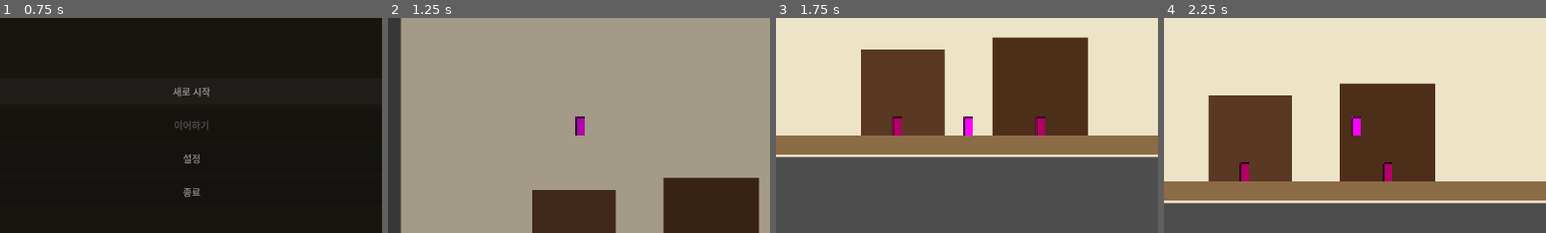
Above: before the commit, frames 1-4 (left to right).
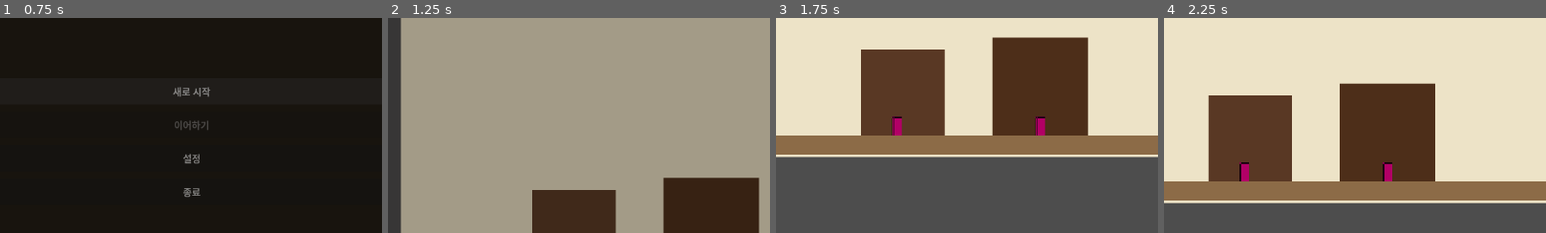
Above: after the commit, the same moments.

Repository: ksjmgrkks/joseon-rpg
Game: Godot game, scene res://scenes/ui/MainMenu.tscn
Two runs of this game, one before a commit and one after it. Both use one fixed random seed, a clock stepped at 60 frames per second and the inputs below.
Inputs:
- Up to frame 1 (0.75 s): click "새로 시작" at 0.5 s
- Up to frame 2 (1.25 s): no input
- Up to frame 3 (1.75 s): hold D (move_right) from 1.28 s (still down); hold J (attack) from 1.28 s (still down); tap Space (jump) at 1.52 s; tap Shift (dodge) at 1.55 s
- Up to frame 4 (2.25 s): keep holding D (move_right); tap Space (jump) at 1.82 s; release J (attack) at 2.03 s; tap Shift (dodge) at 2.1 s
The pictures show only the part of the screen within x 25-75%, y 25-75%; the shares and areas given below are measured in that part.

Frame 1 is identical in both runs. In frame 2, 0.2% of the frame differs, in the area x 49-52%, y 45-55%; in frame 3, 0.2%; in frame 4, 0.2%.

Commit message:
feat(visual): 비주얼 통합 인프라 — SpriteDb/CharacterVisual/PlayerVisual/BgmDirector
- SpriteDb autoload: manifest.json(스트립+프레임 규약) → SpriteFrames 변환·캐시
- CharacterVisual(AnimatedSprite2D): 시트 장착+idle, 시트 없으면 경고만(안전 폴백)
- PlayerVisual: player.gd 상태(_dodging/_attacking/_combo_step/_hold_time/velocity)를
  비침습 폴링해 death>dodge>attack(콤보별)>charge>jump>walk>idle 우선순위로 재생
- BgmDirector autoload: 씬 이름·낮밤 폴링으로 BGM 자동 전환 (파일 없으면 no-op)
- Player.tscn: placeholder Sprite2D → Visual(AnimatedSprite2D), player.gd 타입만 교체
- 에셋 부재 상태에서 test_player_movement 3/3 그린 (폴백 확인)

Co-Authored-By: Claude Fable 5 <noreply@anthropic.com>

Diff:
--- a/project.godot
+++ b/project.godot
@@ -24,6 +24,8 @@
 Equipment="*res://scripts/inventory/equipment_manager.gd"
 TimeManager="*res://scripts/world/time_manager.gd"
 WorldTint="*res://scripts/world/world_tint.gd"
+SpriteDb="*res://scripts/visual/sprite_db.gd"
+BgmDirector="*res://scripts/audio/bgm_director.gd"
 Locale="*res://scripts/locale/locale_manager.gd"
 QuestManager="*res://scripts/quests/quest_manager.gd"
 ShopManager="*res://scripts/shop/shop_manager.gd"
--- a/scenes/player/Player.tscn
+++ b/scenes/player/Player.tscn
@@ -4,6 +4,7 @@
 [ext_resource type="Script" path="res://scripts/combat/hurtbox.gd" id="2_hurtbox"]
 [ext_resource type="Script" path="res://scripts/combat/hitbox.gd" id="3_hitbox"]
 [ext_resource type="Script" path="res://scripts/combat/health_component.gd" id="4_health"]
+[ext_resource type="Script" path="res://scripts/visual/player_visual.gd" id="5_visual"]
 
 [sub_resource type="RectangleShape2D" id="RectangleShape2D_player"]
 size = Vector2(16, 32)
@@ -14,14 +15,11 @@
 [sub_resource type="RectangleShape2D" id="RectangleShape2D_hit"]
 size = Vector2(24, 24)
 
-[sub_resource type="PlaceholderTexture2D" id="PlaceholderTexture2D_player"]
-size = Vector2(16, 32)
-
 [node name="Player" type="CharacterBody2D" groups=["player"]]
 script = ExtResource("1_player")
 
-[node name="Sprite2D" type="Sprite2D" parent="."]
-texture = SubResource("PlaceholderTexture2D_player")
+[node name="Visual" type="AnimatedSprite2D" parent="."]
+script = ExtResource("5_visual")
 
 [node name="CollisionShape2D" type="CollisionShape2D" parent="."]
 shape = SubResource("RectangleShape2D_player")
--- /dev/null
+++ b/scripts/audio/bgm_director.gd
@@ -0,0 +1,51 @@
+extends Node
+##
+## BgmDirector autoload — 현재 씬·낮밤에 맞는 BGM 자동 재생.
+## 씬 스크립트 결합 없이 0.5초 폴링으로 current_scene 이름 변화를 감지한다.
+## 파일이 없으면 Audio.play_bgm 이 조용히 무시하므로 안전.
+##
+
+const POLL := 0.5
+
+const SCENE_BGM := {
+    "MainMenu":  "res://assets/audio/bgm/village.wav",
+    "Village":   "res://assets/audio/bgm/village.wav",
+    "TestLevel": "res://assets/audio/bgm/village.wav",
+    "Forest":    "res://assets/audio/bgm/forest.wav",
+    "BossArena": "res://assets/audio/bgm/boss.wav",
+}
+const NIGHT_BGM := "res://assets/audio/bgm/night.wav"
+# 밤 BGM 으로 갈아타는 씬 (전투 지역은 밤에도 전투곡 유지)
+const NIGHT_SCENES := { "Village": true, "TestLevel": true }
+
+var _timer: float = 0.0
+var _current: String = ""
+
+
+func _ready() -> void:
+    process_mode = Node.PROCESS_MODE_ALWAYS
+    if TimeManager:
+        TimeManager.phase_changed.connect(func(_n: bool) -> void: _refresh())
+
+
+func _process(delta: float) -> void:
+    _timer -= delta
+    if _timer <= 0.0:
+        _timer = POLL
+        _refresh()
+
+
+func _refresh() -> void:
+    var tree := get_tree()
+    if tree == null or tree.current_scene == null:
+        return
+    var nm := String(tree.current_scene.name)
+    var want := String(SCENE_BGM.get(nm, ""))
+    if want.is_empty():
+        return
+    if TimeManager and TimeManager.is_night() and NIGHT_SCENES.has(nm):
+        want = NIGHT_BGM
+    if want == _current:
+        return
+    _current = want
+    Audio.play_bgm(want)
--- a/scripts/player/player.gd
+++ b/scripts/player/player.gd
@@ -28,7 +28,7 @@
 const DODGE_SPEED: float = 360.0
 const DODGE_COOLDOWN: float = 0.6
 
-@onready var sprite: Sprite2D = $Sprite2D
+@onready var sprite: AnimatedSprite2D = $Visual
 @onready var attack_hitbox: Hitbox = $AttackHitbox
 @onready var hurtbox: Hurtbox = $Hurtbox
 @onready var health: HealthComponent = $HealthComponent
--- /dev/null
+++ b/scripts/visual/character_visual.gd
@@ -0,0 +1,40 @@
+extends AnimatedSprite2D
+class_name CharacterVisual
+##
+## 범용 캐릭터 비주얼 — SpriteDb 시트를 붙이고 idle 재생.
+## NPC·적 placeholder Sprite2D 를 이 노드로 교체해 쓴다.
+##
+## sheet 예: "npc/elder", "enemies/goblin", "protagonist"
+## foot_offset: 프레임 발바닥(y)과 캔버스 중심의 차 — 노드 원점 기준 발 위치 보정.
+##   기본 규격(32x64, 발 y=62, 콜리전 반높이 16)이면 -14.
+##
+
+@export var sheet: String = ""
+@export var foot_offset: float = -14.0
+
+
+func _ready() -> void:
+    texture_filter = CanvasItem.TEXTURE_FILTER_NEAREST
+    if sheet.is_empty():
+        return
+    var sf := SpriteDb.frames(sheet)
+    if sf == null:
+        push_warning("[Visual] 시트 없음: %s (placeholder 유지)" % sheet)
+        return
+    sprite_frames = sf
+    offset = Vector2(0, foot_offset)
+    play_safe("idle")
+
+
+## 없는 애니면 idle 로 폴백. 같은 애니 재요청은 무시(프레임 리셋 방지).
+func play_safe(anim_name: String) -> void:
+    if sprite_frames == null:
+        return
+    var target := anim_name
+    if not sprite_frames.has_animation(target):
+        target = "idle"
+        if not sprite_frames.has_animation(target):
+            return
+    if animation == target and is_playing():
+        return
+    play(target)
--- /dev/null
+++ b/scripts/visual/player_visual.gd
@@ -0,0 +1,63 @@
+extends CharacterVisual
+##
+## 주인공 비주얼 드라이버 — player.gd 상태를 매 프레임 읽어 애니메이션 선택.
+## player.gd 를 침습하지 않는다 (상태 변수만 읽음).
+##
+## 우선순위: death > dodge > attack(콤보별) > charge > jump > walk > idle
+##
+
+var _dead: bool = false
+
+
+func _ready() -> void:
+    sheet = "protagonist"
+    super._ready()
+
+
+func _process(_delta: float) -> void:
+    if sprite_frames == null:
+        return
+    var p = get_parent()
+    if p == null or not (p is CharacterBody2D):
+        return
+
+    flip_h = not p._facing_right
+
+    # 사망 — 1회 재생 후 마지막 프레임 유지
+    if p.health and p.health.hp <= 0.0:
+        if not _dead:
+            _dead = true
+            play_safe("death")
+        return
+    _dead = false
+
+    if p._dodging:
+        play_safe("dodge")
+        return
+
+    if p._attacking:
+        match int(p._combo_step):
+            2: play_safe("attack2")
+            3: play_safe("attack3")
+            1: play_safe("attack")
+            _: play_safe("attack3")   # 콤보 0 인데 공격 중 = 차지 강타
+        return
+
+    # 차지 모으는 중 (임계 이상 홀드)
+    if p._hold_time >= p.CHARGE_THRESHOLD:
+        play_safe("charge")
+        return
+
+    if not p.is_on_floor():
+        play_safe("jump")
+        # 상승/하강 프레임 수동 선택
+        if sprite_frames.has_animation("jump") and sprite_frames.get_frame_count("jump") >= 2:
+            frame = 0 if p.velocity.y < 0.0 else 1
+            pause()
+        return
+
+    if absf(p.velocity.x) > 5.0:
+        play_safe("walk")
+        return
+
+    play_safe("idle")
--- /dev/null
+++ b/scripts/visual/sprite_db.gd
@@ -0,0 +1,63 @@
+extends Node
+##
+## SpriteDb autoload — 생성 파이프라인의 manifest.json 을 SpriteFrames 로 변환·캐시.
+##
+## 규약 (tools/pixel/AGENT_GUIDE.md §2):
+##   assets/sprites/<sheet>/<anim>.png   — 가로 스트립
+##   assets/sprites/<sheet>/manifest.json — { "frame_w", "frame_h", "anims": { name: {frames,fps,loop} } }
+##
+## 사용: var sf := SpriteDb.frames("protagonist")   /   frames("enemies/goblin")
+##
+
+var _cache: Dictionary = {}
+
+
+func frames(sheet: String) -> SpriteFrames:
+    if _cache.has(sheet):
+        return _cache[sheet]
+    var dir := "res://assets/sprites/%s" % sheet
+    var manifest := _read_manifest(dir + "/manifest.json")
+    if manifest.is_empty():
+        return null
+    var fw := int(manifest.get("frame_w", 32))
+    var fh := int(manifest.get("frame_h", 64))
+    var anims: Dictionary = manifest.get("anims", {})
+
+    var sf := SpriteFrames.new()
+    for anim_name in anims:
+        var meta: Dictionary = anims[anim_name]
+        var tex_path := "%s/%s.png" % [dir, anim_name]
+        if not ResourceLoader.exists(tex_path):
+            push_warning("[SpriteDb] 스트립 없음: %s" % tex_path)
+            continue
+        var strip_tex: Texture2D = load(tex_path)
+        var count := int(meta.get("frames", 1))
+        if anim_name != "default" and not sf.has_animation(anim_name):
+            sf.add_animation(anim_name)
+        sf.set_animation_speed(anim_name, float(meta.get("fps", 6)))
+        sf.set_animation_loop(anim_name, bool(meta.get("loop", true)))
+        for i in range(count):
+            var at := AtlasTexture.new()
+            at.atlas = strip_tex
+            at.region = Rect2(i * fw, 0, fw, fh)
+            sf.add_frame(anim_name, at)
+    if sf.has_animation("default") and not anims.has("default"):
+        sf.remove_animation("default")
+    _cache[sheet] = sf
+    return sf
+
+
+## manifest 의 메타(프레임 크기 등)가 필요할 때.
+func manifest(sheet: String) -> Dictionary:
+    return _read_manifest("res://assets/sprites/%s/manifest.json" % sheet)
+
+
+func _read_manifest(path: String) -> Dictionary:
+    if not FileAccess.file_exists(path):
+        return {}
+    var f := FileAccess.open(path, FileAccess.READ)
+    if f == null:
+        return {}
+    var parsed = JSON.parse_string(f.get_as_text())
+    f.close()
+    return parsed if parsed is Dictionary else {}
Not shown, added: assets/sprites/protagonist/idle_poc.png.import
Not shown, added: assets/sprites/protagonist/idle_poc.preview.png.import
Not shown, added: scripts/audio/bgm_director.gd.uid
Not shown, added: scripts/visual/character_visual.gd.uid
Not shown, added: scripts/visual/player_visual.gd.uid
Not shown, added: scripts/visual/sprite_db.gd.uid
Not shown, added: tools/screenshot_runner.gd.uid
